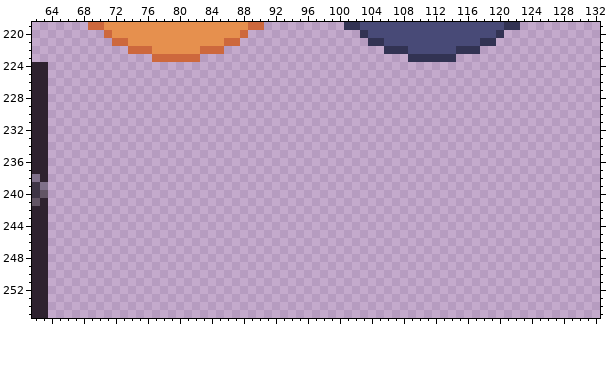
One commit to this pixel-art file: Assets/Resources/Aseprite/player.aseprite. Above, as it was before the edit.
256x256 pixels, 1 frame. Shown: x 62..132, y 219..255.
Once edited:
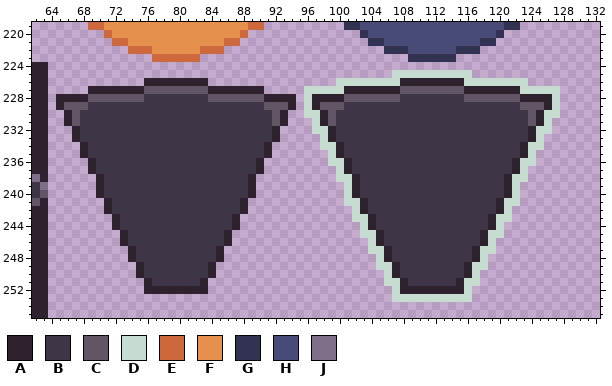
Palette (. is transparent): A #2e222f  B #3e3546  C #625565  D #c7dcd0  E #cd683d  F #e6904e  G #323353  H #484a77  J #7f708a
Commit: feat: wheel menu, working on focus
From old to new:
layer "GUI/Menu Wheel Slot" added
layer "GUI/Menu Wheel Slot Selected" added
Layers "GUI/Menu Wheel Slot Selected", "GUI/Menu Wheel Slot":
Colour A now appears in row 226 at x 76 to 83 and 108 to 115; in row 227 at x 69 to 75, 84 to 90, 101 to 107 and 116 to 122; in row 228 at x 65 to 68, 91 to 94, 97 to 100 and 123 to 126; in row 229 at x 65, 94, 97 and 126; in rows 230 to 231 at x 66, 93, 98 and 125; in rows 232 to 233 at x 67, 92, 99 and 124.
Colour A now appears in rows 234 to 235 at x 68, 91, 100 and 123; in rows 236 to 237 at x 69, 90, 101 and 122; in rows 238 to 240 at x 70, 89, 102 and 121; in rows 241 to 242 at x 71, 88, 103 and 120; in rows 243 to 244 at x 72, 87, 104 and 119; in rows 245 to 246 at x 73, 86, 105 and 118.
Colour A now appears in rows 247 to 248 at x 74, 85, 106 and 117; in rows 249 to 250 at x 75, 84, 107 and 116; in row 251 at x 76, 83, 108 and 115; in row 252 at x 76 to 83 and 108 to 115.
Colour B now appears in row 228 at x 76 to 83 and 108 to 115; in row 229 at x 69 to 90 and 101 to 122; in rows 230 to 233 at x 68 to 91 and 100 to 123; in rows 234 to 235 at x 69 to 90 and 101 to 122; in rows 236 to 237 at x 70 to 89 and 102 to 121; in rows 238 to 240 at x 71 to 88 and 103 to 120.
Colour B now appears in rows 241 to 242 at x 72 to 87 and 104 to 119; in rows 243 to 244 at x 73 to 86 and 105 to 118; in rows 245 to 246 at x 74 to 85 and 106 to 117; in rows 247 to 248 at x 75 to 84 and 107 to 116; in rows 249 to 250 at x 76 to 83 and 108 to 115; in row 251 at x 77 to 82 and 109 to 114.
Colour C now appears in row 227 at x 76 to 83 and 108 to 115; in row 228 at x 69 to 75, 84 to 90, 101 to 107 and 116 to 122; in row 229 at x 66 to 68, 91 to 93, 98 to 100 and 123 to 125; in rows 230 to 231 at x 67, 92, 99 and 124.
Colour D now appears in row 225 at x 107 to 116; in row 226 at x 100 to 107 and 116 to 123; in row 227 at x 96 to 100 and 123 to 127; in rows 228 to 229 at x 96 and 127; in row 230 at x 96 to 97 and 126 to 127; in row 231 at x 97 and 126.
Colour D now appears in row 232 at x 97 to 98 and 125 to 126; in row 233 at x 98 and 125; in row 234 at x 98 to 99 and 124 to 125; in row 235 at x 99 and 124; in row 236 at x 99 to 100 and 123 to 124; in row 237 at x 100 and 123.
Colour D now appears in row 238 at x 100 to 101 and 122 to 123; in rows 239 to 240 at x 101 and 122; in row 241 at x 101 to 102 and 121 to 122; in row 242 at x 102 and 121; in row 243 at x 102 to 103 and 120 to 121; in row 244 at x 103 and 120.
Colour D now appears in row 245 at x 103 to 104 and 119 to 120; in row 246 at x 104 and 119; in row 247 at x 104 to 105 and 118 to 119; in row 248 at x 105 and 118; in row 249 at x 105 to 106 and 117 to 118; in row 250 at x 106 and 117.
Colour D now appears in row 251 at x 106 to 107 and 116 to 117; in row 252 at x 107 and 116; in row 253 at x 107 to 116.
Pixel boxes of the changes (left, top, right, bottom) in both pictures:
added: (56, 70, 560, 302)
